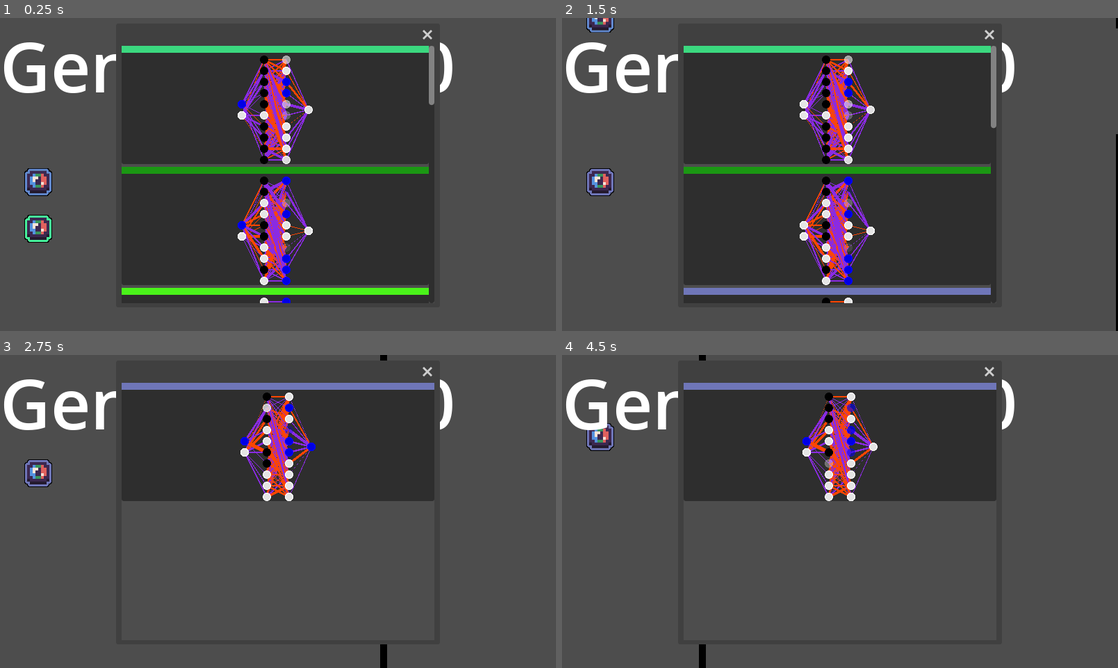
Above: before the commit, frames 1-4 (two rows, left to right).
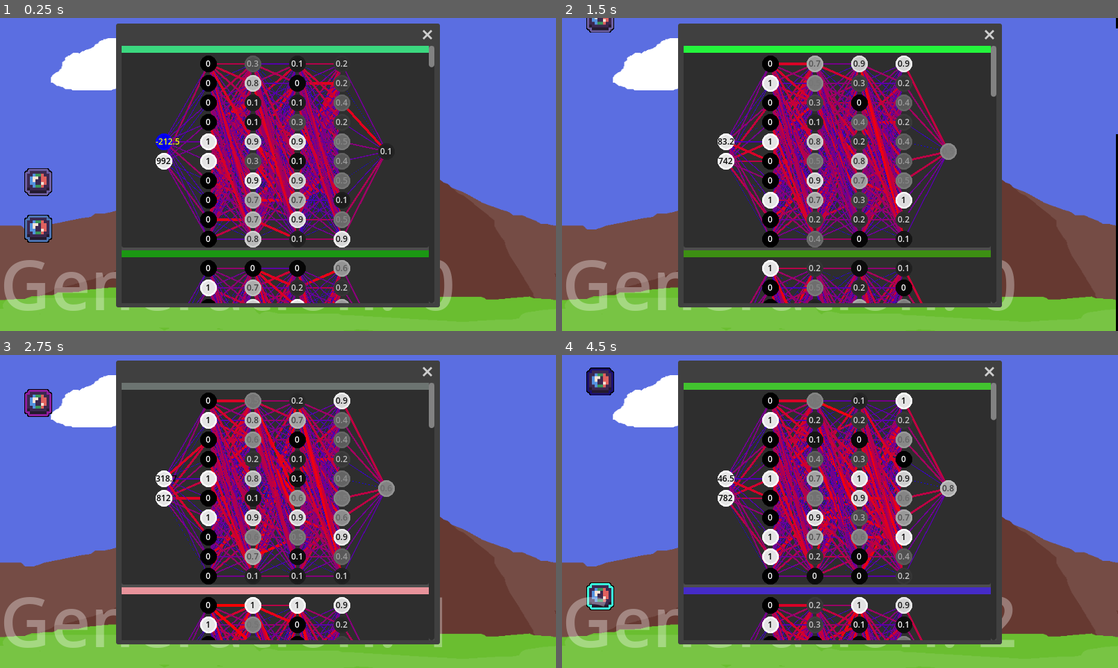
Above: after the commit, the same moments.

Repository: Variable-Interactive/NeuralNetwork
Game: Godot game, scene res://Examples/FlappyTest/Game.tscn
Two runs of this game, one before a commit and one after it. Both use one fixed random seed, a clock stepped at 60 frames per second and the inputs below.
Inputs:
- Up to frame 1 (0.25 s): no input
- Up to frame 2 (1.5 s): no input
- Up to frame 3 (2.75 s): no input
- Up to frame 4 (4.5 s): no input

The runs differ from the first frame. In frame 1, 66% of the frame differs, in the area x 0-100%, y 0-100%; in frame 2, 68%; in frame 3, 81%; in frame 4, 80%.

Commit message:
more fixes

Diff:
--- a/Examples/FlappyTest/Game.tscn
+++ b/Examples/FlappyTest/Game.tscn
@@ -1,6 +1,7 @@
-[gd_scene load_steps=3 format=3 uid="uid://b8ic3kfnaq2wk"]
+[gd_scene load_steps=4 format=3 uid="uid://b8ic3kfnaq2wk"]
 
 [ext_resource type="Script" path="res://Examples/FlappyTest/Game.gd" id="1_80riy"]
+[ext_resource type="Texture2D" uid="uid://l04islombetp" path="res://Examples/FlappyTest/Player/Background.png" id="2_k6ek1"]
 
 [sub_resource type="RectangleShape2D" id="1"]
 size = Vector2(432, 42.5)
@@ -61,34 +62,39 @@
 grow_vertical = 2
 
 [node name="Label" type="Label" parent="CanvasLayer/Interface"]
+self_modulate = Color(1, 1, 1, 0.329412)
 layout_mode = 0
 anchor_right = 1.0
 anchor_bottom = 1.0
 theme_override_font_sizes/font_size = 100
-text = "adadas"
+vertical_alignment = 2
 
-[node name="ForceNextGeneration" type="Button" parent="CanvasLayer/Interface"]
+[node name="VBoxContainer" type="VBoxContainer" parent="CanvasLayer/Interface"]
 layout_mode = 0
-anchor_left = 1.0
-anchor_right = 1.0
-offset_left = -560.0
-offset_top = 571.0
-offset_right = -420.0
-offset_bottom = 591.0
+offset_left = 968.0
+offset_top = 6.0
+offset_right = 1133.0
+offset_bottom = 72.0
+
+[node name="ForceNextGeneration" type="Button" parent="CanvasLayer/Interface/VBoxContainer"]
+layout_mode = 2
 text = "Forced regeneration"
 
-[node name="Visualize" type="Button" parent="CanvasLayer/Interface"]
-layout_mode = 1
-anchors_preset = 1
-anchor_left = 1.0
-anchor_right = 1.0
-offset_left = -353.0
-offset_top = 571.0
-offset_right = -213.0
-offset_bottom = 602.0
-grow_horizontal = 0
+[node name="Visualize" type="Button" parent="CanvasLayer/Interface/VBoxContainer"]
+layout_mode = 2
 text = "Visualize"
 
+[node name="ParallaxBackground" type="ParallaxBackground" parent="CanvasLayer"]
+
+[node name="TextureRect" type="TextureRect" parent="CanvasLayer/ParallaxBackground"]
+anchors_preset = 15
+anchor_right = 1.0
+anchor_bottom = 1.0
+grow_horizontal = 2
+grow_vertical = 2
+texture = ExtResource("2_k6ek1")
+expand_mode = 1
+
 [connection signal="timeout" from="SpawnTimer" to="." method="_on_SpawnTimer_timeout"]
-[connection signal="pressed" from="CanvasLayer/Interface/ForceNextGeneration" to="." method="_on_force_next_generation_pressed"]
-[connection signal="pressed" from="CanvasLayer/Interface/Visualize" to="." method="_on_Visualize_pressed"]
+[connection signal="pressed" from="CanvasLayer/Interface/VBoxContainer/ForceNextGeneration" to="." method="_on_force_next_generation_pressed"]
+[connection signal="pressed" from="CanvasLayer/Interface/VBoxContainer/Visualize" to="." method="_on_Visualize_pressed"]
--- a/Examples/FlappyTest/Player/FlappyBird.gd
+++ b/Examples/FlappyTest/Player/FlappyBird.gd
@@ -1,6 +1,6 @@
 extends CharacterBody2D
 
-const LAYER_NODES = [2, 10, 10, 1]  # nodes in the respective layers of neural network
+const LAYER_NODES = [2, 10, 10, 10, 10, 1]  # nodes in the respective layers of neural network
 var ai: Network
 
 var jump_vel = 250
--- a/NetworkVisualizer/NetworkVisualizer.gd
+++ b/NetworkVisualizer/NetworkVisualizer.gd
@@ -1,10 +1,10 @@
 extends PanelContainer
 
-const SCALE = 1
+const SCALE = 2
 
 const NODE_RADIUS := 6
-const LINE_COLOR_POSITIVE := Color.ORANGE_RED
-const LINE_COLOR_NEGATIVE := Color.BLUE_VIOLET
+const LINE_COLOR_POSITIVE := Color.RED
+const LINE_COLOR_NEGATIVE := Color.BLUE
 
 const ACTIVATION_COLOR_POSITIVE := Color.WHITE
 const ACTIVATION_COLOR_INACTIVE := Color.BLACK
@@ -23,7 +23,7 @@
 	for i in network.sizes:
 		if i > sep:
 			sep = i
-	layer_container.set("theme_override_constants/separation", max(10, sep * 2))
+	layer_container.set("theme_override_constants/separation", max(10, sep * 4))
 	for x in network.sizes.size():
 		var layer = _generate_layer()
 		for _y in range(network.sizes[x]):
@@ -59,13 +59,21 @@
 		var layer = layer_container.get_child(layer_idx)
 		var color = ACTIVATION_COLOR_POSITIVE
 		if activation < 0:
-			color = ACTIVATION_COLOR_NEGATIVE
-		if is_equal_approx(activation, 0):
-			color = ACTIVATION_COLOR_INACTIVE
+			color = lerp(
+				ACTIVATION_COLOR_INACTIVE,
+				ACTIVATION_COLOR_NEGATIVE,
+				clamp(abs(activation), 0, 1)
+				)
 		else:
-			color.a = abs(activation)
+			color = lerp(
+				ACTIVATION_COLOR_INACTIVE,
+				ACTIVATION_COLOR_POSITIVE,
+				clamp(abs(activation), 0, 1)
+				)
 
-		layer.get_child(row - 1).modulate = color
+		layer.get_child(row - 1).self_modulate = color
+		layer.get_child(row - 1).get_child(0).self_modulate = color.inverted()
+		layer.get_child(row - 1).get_child(0).text = str(snappedf(activation, 0.1))
 	queue_redraw()
 
 
@@ -82,6 +90,12 @@
 	node_indicator.stretch_mode = TextureRect.STRETCH_KEEP_ASPECT_CENTERED
 	node_indicator.custom_minimum_size = 2 * Vector2.ONE * NODE_RADIUS * SCALE
 	node_indicator.texture = node_texture
+	var label := Label.new()
+	label.vertical_alignment = VERTICAL_ALIGNMENT_CENTER
+	label.horizontal_alignment = HORIZONTAL_ALIGNMENT_CENTER
+	label.set("theme_override_font_sizes/font_size", 6 * SCALE)
+	label.set_anchors_preset(Control.PRESET_FULL_RECT)
+	node_indicator.add_child(label)
 	layer.add_child(node_indicator)
 
 
@@ -89,12 +103,14 @@
 	for line in lines:
 		var start = line[0].global_position + (line[0].size / 2) - global_position
 		var end = line[1].global_position + (line[1].size / 2) - global_position
-		var color := LINE_COLOR_POSITIVE
-		var width = abs(line[2]) * SCALE * 2
-		if line[2] != 0:
-			if line[2] < 0:
-				color = LINE_COLOR_NEGATIVE
-		else :
+		var sigmoid_weight = sigmoid(line[2])
+		var color = lerp(LINE_COLOR_NEGATIVE, LINE_COLOR_POSITIVE, sigmoid_weight)
+		var width = sigmoid_weight * SCALE * 2
+		if is_equal_approx(sigmoid_weight, 0):
 			color = Color.BLACK
 			width = 1
 		draw_line(start, end, color, width)
+
+
+func sigmoid(value: float) -> float:
+	return 1.0 / (1.0 + exp(-value))
--- a/NetworkVisualizer/NetworkVisualizer.tscn
+++ b/NetworkVisualizer/NetworkVisualizer.tscn
@@ -21,5 +21,4 @@
 layout_mode = 2
 size_flags_horizontal = 3
 size_flags_vertical = 3
-theme_override_constants/separation = 100
 alignment = 1
--- a/NeuralNetwork/AutoloadAlgorithms/GeneticEvolution.gd
+++ b/NeuralNetwork/AutoloadAlgorithms/GeneticEvolution.gd
@@ -4,15 +4,16 @@
 signal simulation_over(next_gen)
 
 # Adjustable parameters
-const CROSSOVER_EXTENT = 0.5  # 1 (means only parent 1) to 0 (means only parent 1)
-const MAX_CROSSOVER_SPLITS: int = 1  # the max amount of splits a network can have
+## the max amount of splits a network can have during crossover
+const MAX_CROSSOVER_SPLITS: int = 1
 
-const PERCENTAGE_MUTATION = 0.5  # 0 to 1 (how much mutatated networks in next generation)
-const MUTATION_DEGREE = 0.5  # values from 1 (network is fully mutated) to 0 (no mutation in network)
+const PERCENTAGE_MUTATED_NETWORKS = 0.5  ## 0 to 1 (how much mutatated networks in next generation)
+## values from 1 (network is fully mutated) to 0 (no mutation in network)
+const MUTATION_DEGREE = 0.5
 
-var players_per_generation: int = 10
+var players_per_generation: int = 20
 
-# parameters you need not bother with
+# Don't mess with the variables below
 var current_generation: int = 0
 var _random := RandomNumberGenerator.new()
 var _last_winners_a: Network  # used to compare previous networks
@@ -81,7 +82,7 @@
 			new_network = _crossover(winner_1, winner_2)
 			var can_mutate = randf()
 			if (
-				(can_mutate < PERCENTAGE_MUTATION) # If we need mutation not crossover
+				(can_mutate < PERCENTAGE_MUTATED_NETWORKS) # If we need mutation not crossover
 			):
 				new_network = _mutate(winner_1)
 		_added_biases.append(new_network.biases)
@@ -101,7 +102,7 @@
 	var current_split = 0
 	for i in range(new_network.num_layers - 1):  # total biases/weights are 1 less than layer count.
 		var val_cross = _random.randf()
-		if val_cross > 0.5:  # Heads
+		if val_cross > 0.5:  # 50-50 chance of split for every layer
 			if current_split < MAX_CROSSOVER_SPLITS:
 				# interchange corresponding chromosomes
 				new_network.biases[i] = parent_2.biases[i].copy()
@@ -122,12 +123,12 @@
 			var rand_mat = Matrix.new(
 				net.biases[layer].no_of_rows, net.biases[layer].no_of_columns, true
 			)
-			new_network.biases[layer] = net.biases[layer].multiply_corresponding(rand_mat, false)
+			new_network.biases[layer] = net.biases[layer].add(rand_mat)
 		if should_mutate_weight <= MUTATION_DEGREE: # don't mutate this layer's weights
 			var rand_mat = Matrix.new(
 				net.weights[layer].no_of_rows, net.weights[layer].no_of_columns, true
 			)
-			new_network.weights[layer] = net.weights[layer].multiply_corresponding(rand_mat, false)
+			new_network.weights[layer] = net.weights[layer].add(rand_mat)
 	return new_network
 
 
--- a/NeuralNetwork/Classes/Network.gd
+++ b/NeuralNetwork/Classes/Network.gd
@@ -43,16 +43,11 @@
 	emit_signal("activation_changed", 0, activation_matrix)
 
 	# activation array is the set of activation numbers of input layer
-	var i = 0
 	for layer in num_layers - 1:
 		var b = biases[layer]
 		var w = weights[layer]
 		# find the activation numbers for the next layer
-		if i == 0:
-			activation_matrix = w.dot(activation_matrix).add(b).sigmoid()
-		else:
-			activation_matrix = w.dot(activation_matrix).add(b)
-		i += 1
+		activation_matrix = w.dot(activation_matrix).add(b).sigmoid()
 		emit_signal("activation_changed", layer + 1, activation_matrix)
 	# now the activation array consist of output activation
 	return activation_matrix.to_array()
Binary file added: Examples/FlappyTest/Player/Background.png
Not shown, added: Examples/FlappyTest/Player/Background.png.import
